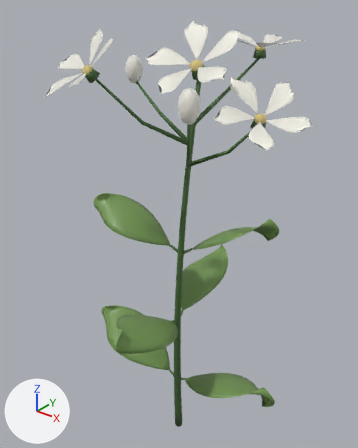
Renders of the glTF model www/models/flowers/jasmine-common-v2.glb from each side of a commit.
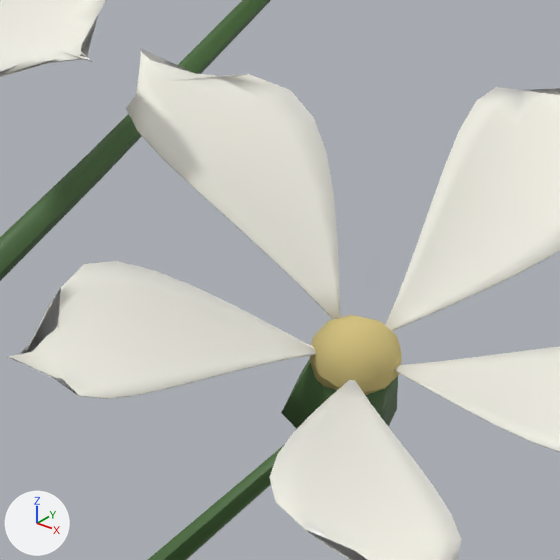
The first picture shows the older version from a camera (50 mm lens) standing at (0.918, -1.147, 1.616) and looking at (-0.041, 0.052, 0.873). The close-ups show the older and then the newer version on the part from 59% to 80% of the width and 16% to 33% of the height of that picture. Only the edits that show in the close-ups are written down. The axes (+X, +Y, +Z) are drawn at lower left. The lights are the same throughout. Vertices at exactly the same position are counted once.

Script lines for the objects in view, before the commit:
```python
me_jasmine_common_v2_center = bpy.data.meshes.new('jasmine-common-v2-center')
me_jasmine_common_v2_center.from_pydata(...)  # 252 vertices, 432 faces; spans x -0.161..0.307, y -0.23..0.308, z 1.289..1.446
me_jasmine_common_v2_center.materials.append(mat_jasmine_center)
me_jasmine_common_v2_petal = bpy.data.meshes.new('jasmine-common-v2-petal')
me_jasmine_common_v2_petal.from_pydata(...)  # 2828 vertices, 5568 faces; spans x -0.28..0.423, y -0.323..0.422, z 1.256..1.522
me_jasmine_common_v2_petal.materials.append(mat_jasmine_petal)
me_jasmine_common_v2_stem = bpy.data.meshes.new('jasmine-common-v2-stem')
me_jasmine_common_v2_stem.from_pydata(...)  # 536 vertices, 884 faces; spans x -0.206..0.305, y -0.227..0.312, z -0.001..1.434
me_jasmine_common_v2_stem.materials.append(mat_jasmine_stem)
ob_jasmine_common_v2_center = bpy.data.objects.new('jasmine-common-v2-center', me_jasmine_common_v2_center)
ob_jasmine_common_v2_center.location = (0.0, 0.0, 0.0)
ob_jasmine_common_v2_petal = bpy.data.objects.new('jasmine-common-v2-petal', me_jasmine_common_v2_petal)
ob_jasmine_common_v2_petal.location = (0.0, 0.0, 0.0)
ob_jasmine_common_v2_stem = bpy.data.objects.new('jasmine-common-v2-stem', me_jasmine_common_v2_stem)
ob_jasmine_common_v2_stem.location = (0.0, 0.0, 0.0)
```
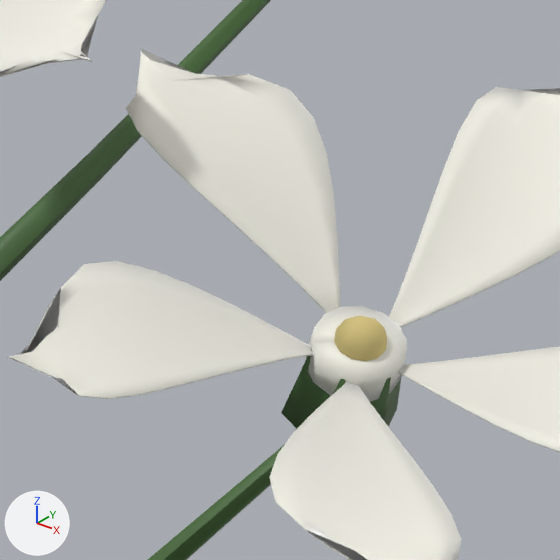
The change, as JSON lines over the scene's bpy script:
```json
{"block": "me_jasmine_common_v2_petal", "where": "# used by ob_jasmine_common_v2_petal; location = (0.0, 0.0, 0.0)"}
{"op": "remove", "block": "me_jasmine_common_v2_petal", "code": "me_jasmine_common_v2_petal.from_pydata(...)  # 2828 vertices, 5568 faces; spans x -0.28..0.423, y -0.323..0.422, z 1.256..1.522"}
{"op": "add", "block": "me_jasmine_common_v2_petal", "code": "me_jasmine_common_v2_petal.from_pydata(...)  # 3294 vertices, 6512 faces; spans x -0.28..0.423, y -0.323..0.422, z 1.256..1.522"}
{"block": "me_jasmine_common_v2_petal", "change": "me_jasmine_common_v2_petal part 1: a new loose piece of 116 vertices spanning x 0.274..0.31, y -0.048..-0.013, z 1.29..1.319, in mat_jasmine_petal"}
{"block": "me_jasmine_common_v2_petal", "change": "other edits to the shape of me_jasmine_common_v2_petal do not show in these pictures"}
{"block": "me_jasmine_common_v2_stem", "where": "# used by ob_jasmine_common_v2_stem; location = (0.0, 0.0, 0.0)"}
{"op": "remove", "block": "me_jasmine_common_v2_stem", "code": "me_jasmine_common_v2_stem.from_pydata(...)  # 536 vertices, 884 faces; spans x -0.206..0.305, y -0.227..0.312, z -0.001..1.434"}
{"op": "add", "block": "me_jasmine_common_v2_stem", "code": "me_jasmine_common_v2_stem.from_pydata(...)  # 536 vertices, 884 faces; spans x -0.206..0.308, y -0.231..0.312, z -0.001..1.438"}
{"block": "me_jasmine_common_v2_stem", "change": "me_jasmine_common_v2_stem part 2: all 12 vertices in x 0.278..0.305, y -0.044..-0.017, z 1.296..1.311 are scaled about their middle by 1.1, then moved by (0.002, -0.002, 0.004)"}
{"block": "me_jasmine_common_v2_stem", "change": "other edits to the shape of me_jasmine_common_v2_stem do not show in these pictures"}
{"block": "me_jasmine_common_v2_center", "where": "# used by ob_jasmine_common_v2_center; location = (0.0, 0.0, 0.0)"}
{"op": "remove", "block": "me_jasmine_common_v2_center", "code": "me_jasmine_common_v2_center.from_pydata(...)  # 252 vertices, 432 faces; spans x -0.161..0.307, y -0.23..0.308, z 1.289..1.446"}
{"op": "add", "block": "me_jasmine_common_v2_center", "code": "me_jasmine_common_v2_center.from_pydata(...)  # 252 vertices, 432 faces; spans x -0.156..0.304, y -0.228..0.301, z 1.302..1.449"}
{"block": "me_jasmine_common_v2_center", "change": "me_jasmine_common_v2_center part 3: the loose piece of 63 vertices spanning x 0.276..0.307, y -0.046..-0.015, z 1.289..1.317 is scaled about its middle by (0.575, 0.575, 0.609), then moved by (0.003, -0.003, 0.007)"}
{"block": "me_jasmine_common_v2_center", "change": "other edits to the shape of me_jasmine_common_v2_center do not show in these pictures"}
```

Boxes [x1, y1, x2, y2] around the edits, measured in the close-ups (560 x 560 px; the box of a moved part takes in the faces that stretch with it):
```json
{"object": "jasmine-common-v2-stem", "change": "reshaped", "before": [0, 0, 398, 560], "after": [0, 0, 402, 560]}
{"object": "jasmine-common-v2-center", "change": "reshaped", "before": [310, 315, 402, 395], "after": [334, 316, 387, 361]}
{"part": 1, "of": "me_jasmine_common_v2_petal", "change": "added", "after": [306, 306, 407, 401]}
{"part": 2, "of": "me_jasmine_common_v2_stem", "change": "moved or reshaped", "before": [281, 359, 398, 429], "after": [281, 349, 402, 429]}
```
